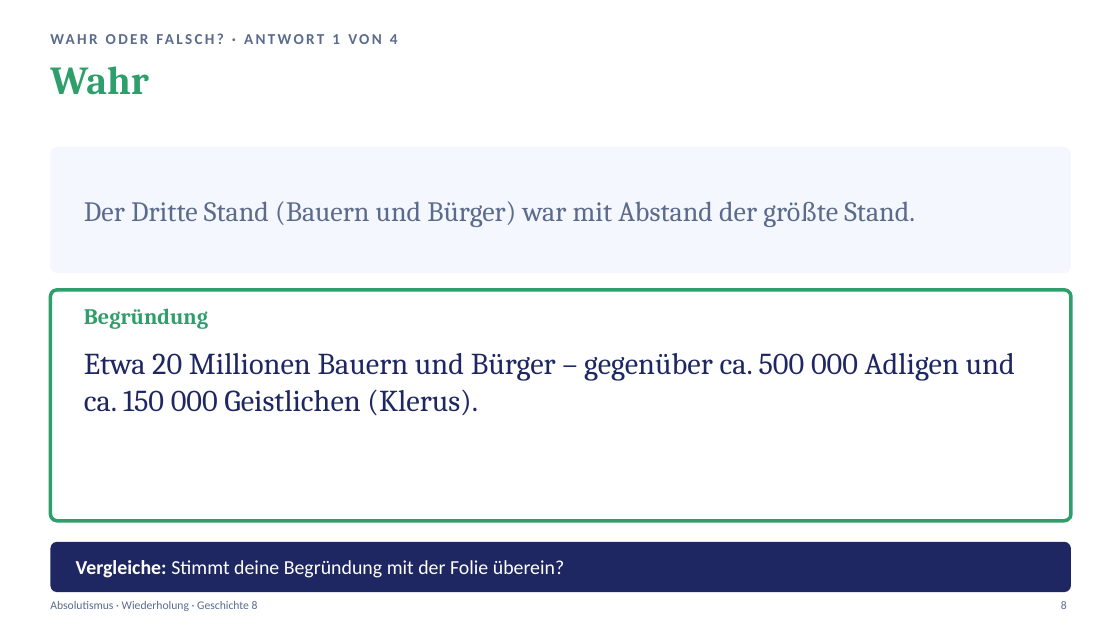
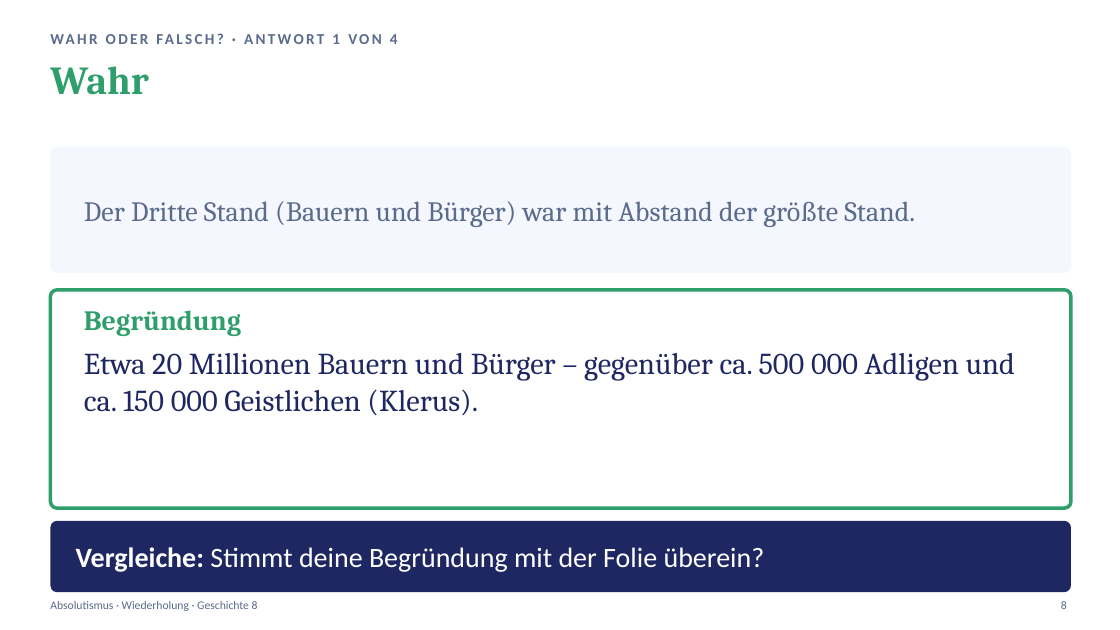
Before and after one commit to golzkonstantin-gif/Schule, a slide deck: slide 8 of Geschichte_8/Absolutismus_Wiederholung/Praesentation_Absolutismus_Wiederholung.pptx. Drawn at 1120x630 pixels with LibreOffice and Linux fonts; fonts in the diff are those of the drawing. Boxes give left, top, right and bottom in pixels: in the first picture for what was removed or moved away, otherwise in the second. Text is boxed around its words. In the diff, an @@ line names an element or a change of style, - is before the commit and + after.

```diff
--- a/Geschichte_8/Absolutismus_Wiederholung/Praesentation_Absolutismus_Wiederholung.pptx
+++ b/Geschichte_8/Absolutismus_Wiederholung/Praesentation_Absolutismus_Wiederholung.pptx
@@ rounded rectangle resized from (x1=50, y1=290, x2=1071, y2=521) to (x1=50, y1=290, x2=1071, y2=508) @@
@@ rounded rectangle at (x1=50, y1=290, x2=1071, y2=508): proportions changed @@
@@ text "Begründung" at (x1=84, y1=310, x2=241, y2=336): size 19 to 24 pt @@
@@ rounded rectangle at (x1=50, y1=521, x2=1071, y2=592): proportions changed @@
@@ rounded rectangle resized from (x1=50, y1=542, x2=1071, y2=592) to (x1=50, y1=521, x2=1071, y2=592) @@
@@ text "Vergleiche: Stimmt deine Begründung mit ..." moved from (x1=76, y1=560, x2=564, y2=578) to (x1=76, y1=547, x2=765, y2=572) @@
@@ text "Vergleiche: Stimmt deine Begründung mit ..." at (x1=76, y1=547, x2=765, y2=572): size 17 to 24 pt @@
```
Also in this commit, not shown: 16 other slides changed, 3 slides removed, 3 other files.
